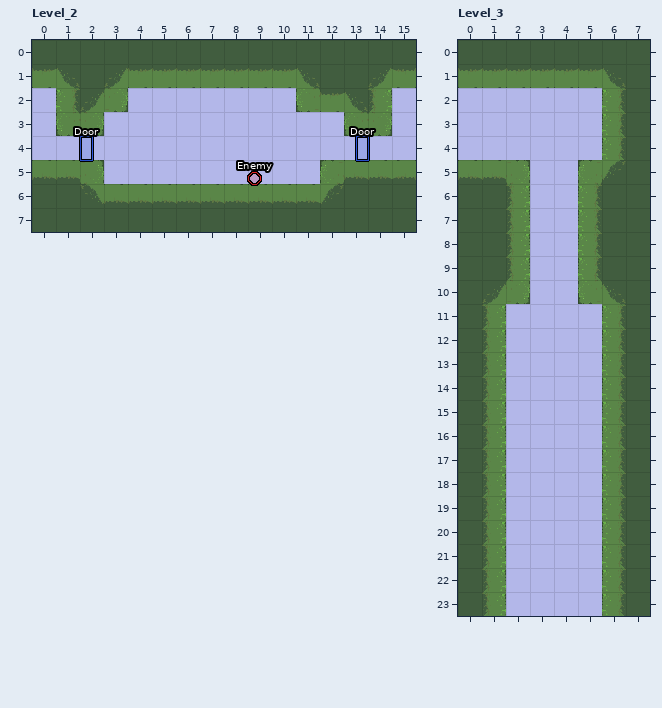
LDtk project: Veles/Assets/Levels/veles_design.ldtk. Above is the file before it was changed.
Cells are 32x32 px. Shown: Level_2 x 0..15, y 0..7; Level_3 x 0..7, y 0..23. The commit also changed other parts of the map, which this record leaves out.
The result:
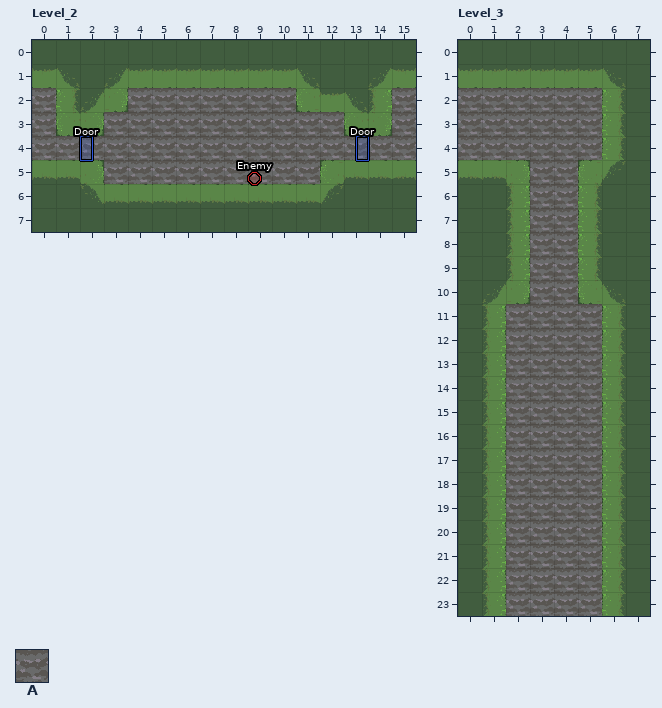
Key: from "Tileset_01": A 77.
_ is an empty cell.
Diff:
Layer "Background", Level_2:
y 2: x 0 _ -> A; x 4..10 _______ -> AAAAAAA; x 15 _ -> A
y 3: x 0 _ -> A; x 3..12 __________ -> AAAAAAAAAA; x 15 _ -> A
y 4: x 0..15 ________________ -> AAAAAAAAAAAAAAAA
y 5: x 3..11 _________ -> AAAAAAAAA
Layer "Background", Level_3:
y 2..4: x 0..5 ______ -> AAAAAA
y 5..10: x 3..4 __ -> AA
y 11..23: x 2..5 ____ -> AAAA
Where, in picture pixels (left, top, right, bottom), the same in both pictures:
added: (32, 88, 416, 184)
added: (458, 88, 602, 616)
